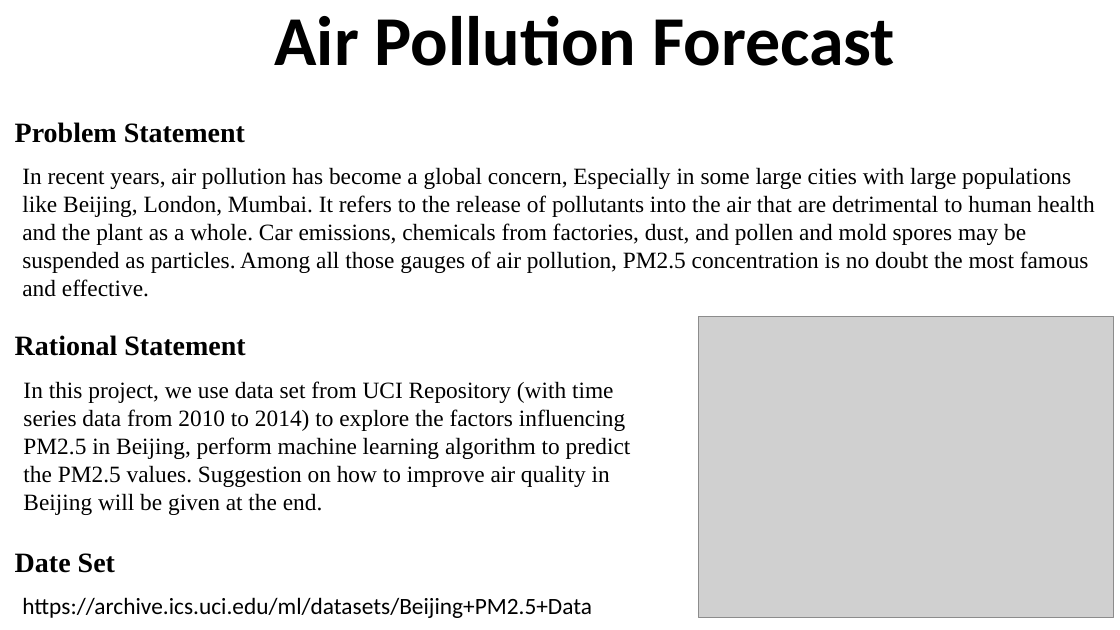
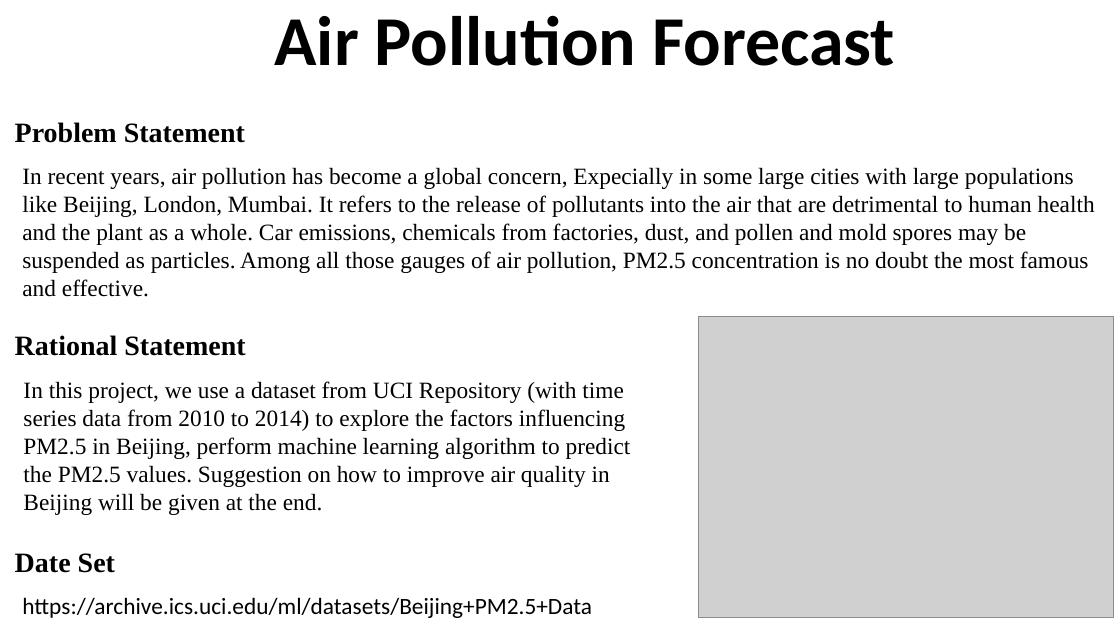
Before and after one commit to Yali-Huang/AI-Program, a slide deck: slide 1 of AI Algorithm/Project/Delivery & Acceptance/Presentation.pptx. Drawn at 1120x630 pixels with LibreOffice and Linux fonts; fonts in the diff are those of the drawing; grey boxes stand for pictures. Boxes give left, top, right and bottom in pixels: in the first picture for what was removed or moved away, otherwise in the second. Text is boxed around its words. In the diff, an @@ line names an element or a change of style, - is before the commit and + after.

Commit message:
update project

```diff
--- a/AI Algorithm/Project/Delivery & Acceptance/Presentation.pptx
+++ b/AI Algorithm/Project/Delivery & Acceptance/Presentation.pptx
@@ text at bbox=[22, 167, 1095, 297]: text changed @@
-In recent years, air pollution has become a global concern, Especially in some large cities with large populations like Beijing, London, Mumbai. It refers to the release of pollutants into the air that are detrimental to human health and the plant as a whole. Car emissions, chemicals from factories, dust, and pollen and mold spores may be suspended as particles. Among all those gauges of air pollution, PM2.5 concentration is no doubt the most famous and effective.
+In recent years, air pollution has become a global concern, Expecially in some large cities with large populations like Beijing, London, Mumbai. It refers to the release of pollutants into the air that are detrimental to human health and the plant as a whole. Car emissions, chemicals from factories, dust, and pollen and mold spores may be suspended as particles. Among all those gauges of air pollution, PM2.5 concentration is no doubt the most famous and effective.
@@ text at bbox=[23, 381, 631, 515]: text changed @@
-In this project, we use data set from UCI Repository (with time series data from 2010 to 2014) to explore the factors influencing PM2.5 in Beijing, perform machine learning algorithm to predict the PM2.5 values. Suggestion on how to improve air quality in Beijing will be given at the end.
+In this project, we use a dataset from UCI Repository (with time series data from 2010 to 2014) to explore the factors influencing PM2.5 in Beijing, perform machine learning algorithm to predict the PM2.5 values. Suggestion on how to improve air quality in Beijing will be given at the end.
```
Also in this commit, not shown: 6 other files.
